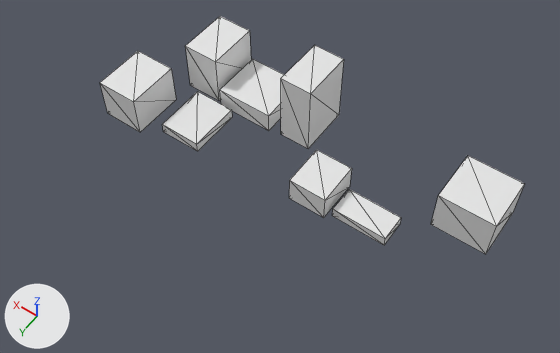
What one commit did to the OBJ model PA7/Assignment7/models/model/boxes.obj.
Both versions are drawn from a camera (50 mm lens) standing at (-464.0, 518.0, 1067.0) and looking at (-8.0, -122.0, 63.0). The axes (+X, +Y, +Z) are drawn at lower left. The lights are the same throughout. Mesh edges are drawn as thin lines. Where no turn or scale is listed for an object, it has been applied to the vertices.

Objects in the first picture: 'boxes'.
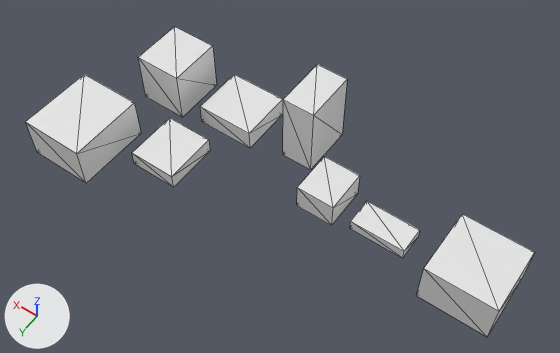
Edits to the scene script, one JSON object a line:
```json
{"block": "me_boxes", "where": "me_boxes.from_pydata(...)  # 64 vertices, 96 faces; spans x -344.0..360.0, y -335.0..-91.0, z 10.0..150.0"}
{"block": "me_boxes", "where": "# used by ob_boxes; location = (0.0, 0.0, 0.0)"}
{"block": "me_boxes", "change": "me_boxes part 1: the loose piece of 8 vertices spanning x -344.0..-244.0, y -318.0..-218.0, z 10.0..90.0 is scaled about its middle by (1.2, 1.2, 1), then moved by (-56.0, 120.0, 0.0)"}
{"block": "me_boxes", "change": "me_boxes part 2: the loose piece of 8 vertices spanning x -203.0..-103.0, y -188.0..-138.0, z 10.0..30.0 is moved by (-37.0, 4.0, 0.0)"}
{"block": "me_boxes", "change": "me_boxes part 3: the loose piece of 8 vertices spanning x -94.0..-24.0, y -207.0..-127.0, z 10.0..60.0 is moved by (-19.0, 5.0, 0.0)"}
{"block": "me_boxes", "change": "me_boxes part 4: the loose piece of 8 vertices spanning x 11.0..71.0, y -335.0..-235.0, z 10.0..150.0 is moved by (-31.0, 37.0, 0.0)"}
{"block": "me_boxes", "change": "me_boxes part 5: the loose piece of 8 vertices spanning x 167.0..247.0, y -217.0..-117.0, z 10.0..30.0 is scaled about its middle by (1.38, 1, 2), then moved by (-56.0, -60.0, 10.0)"}
{"block": "me_boxes", "change": "me_boxes part 6: the loose piece of 8 vertices spanning x 280.0..360.0, y -191.0..-91.0, z 10.0..90.0 is scaled about its middle by (1.12, 1, 0.375), then moved by (-122.0, 58.0, -30.0)"}
{"block": "me_boxes", "change": "me_boxes part 7: the loose piece of 8 vertices spanning x 212.0..282.0, y -335.0..-235.0, z 10.0..110.0 is scaled about its middle by (1.71, 1.4, 0.8), then moved by (90.0, 265.0, -10.0)"}
{"block": "me_boxes", "change": "me_boxes part 8: the loose piece of 8 vertices spanning x 93.0..203.0, y -329.0..-229.0, z 10.0..50.0 is scaled about its middle by (0.818, 1, 2.5), then moved by (139.0, 65.0, 30.0)"}
```

Where the change shows, as pixel boxes (x1, y1, x2, y2) in the pictures (560 x 353 px; the box of a moved part takes in the faces that stretch with it):
```json
{"object": "boxes", "change": "reshaped", "before": [100, 16, 524, 254], "after": [26, 27, 535, 337], "on screen": "20% wider, 30% taller"}
{"part": 1, "of": "me_boxes", "change": "moved or reshaped", "before": [431, 156, 524, 254], "after": [416, 214, 535, 337]}
{"part": 2, "of": "me_boxes", "change": "moved or reshaped", "before": [332, 189, 401, 245], "after": [350, 201, 420, 258]}
{"part": 3, "of": "me_boxes", "change": "moved or reshaped", "before": [289, 150, 352, 218], "after": [297, 156, 360, 225]}
{"part": 4, "of": "me_boxes", "change": "moved or reshaped", "before": [281, 45, 344, 149], "after": [283, 64, 347, 170]}
{"part": 5, "of": "me_boxes", "change": "moved or reshaped", "before": [162, 92, 232, 151], "after": [200, 74, 283, 148]}
{"part": 6, "of": "me_boxes", "change": "moved or reshaped", "before": [100, 51, 176, 132], "after": [132, 118, 210, 187]}
{"part": 7, "of": "me_boxes", "change": "moved or reshaped", "before": [185, 16, 251, 101], "after": [26, 74, 141, 183]}
{"part": 8, "of": "me_boxes", "change": "moved or reshaped", "before": [220, 59, 284, 131], "after": [138, 27, 216, 117]}
```
